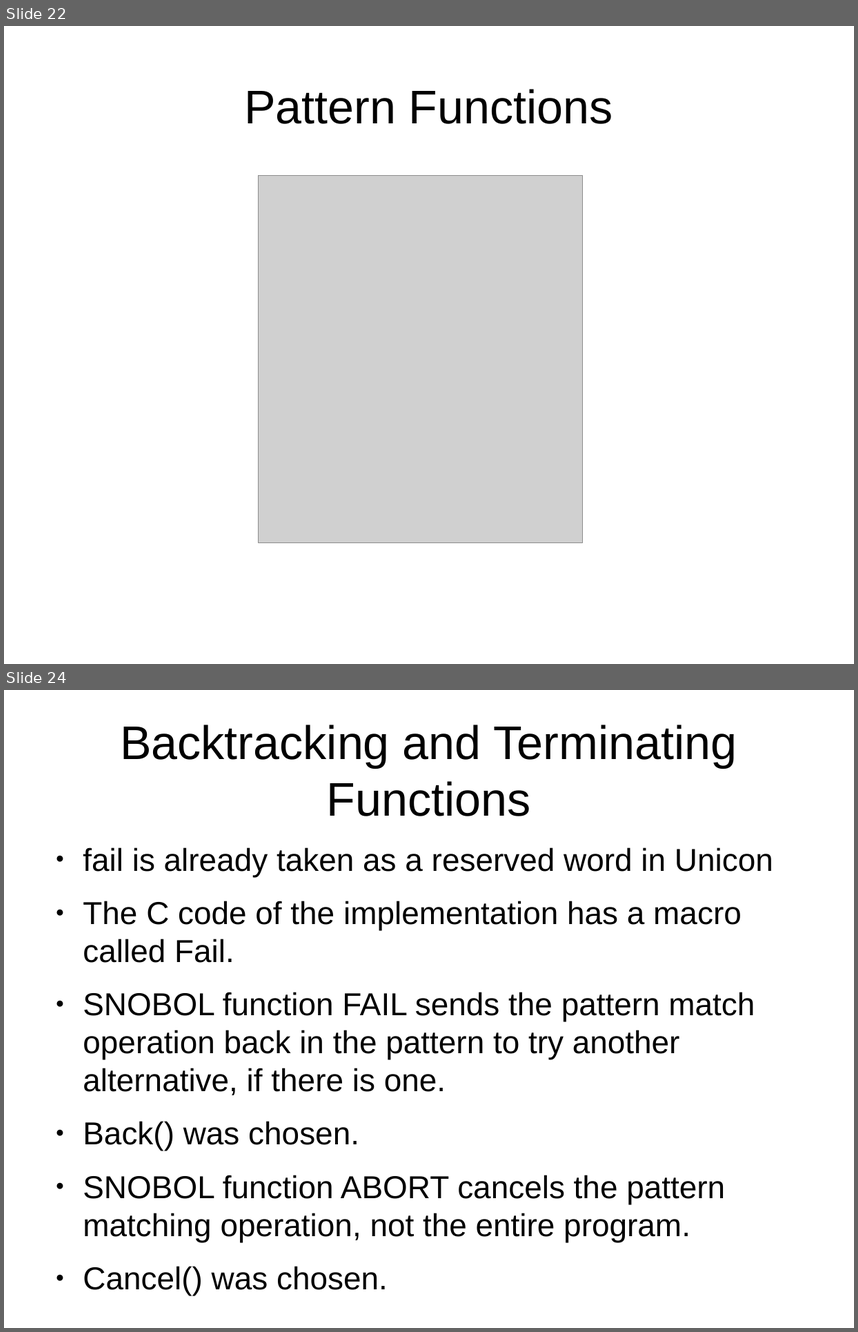
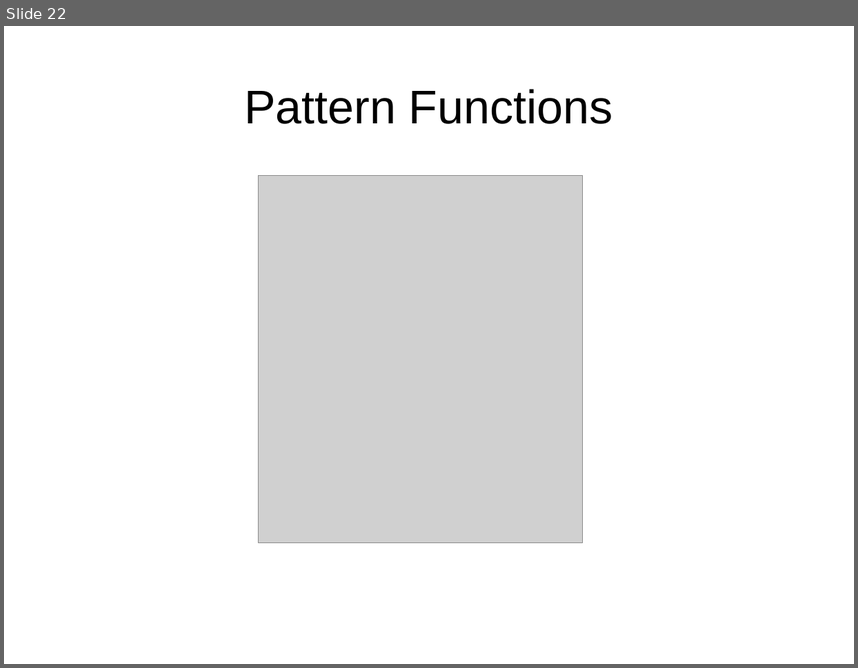
Before and after one commit to johngoettsche/Thesis, a slide deck: ThesisDefense.odp. Shown one above the other, each under a label of ours: slides 22 and 24 before the commit, slide 22 after it; the slides between them are not shown. The pictures are 858x1332 and 858x668 pixels, drawn with LibreOffice and Linux fonts; fonts in the diff are those of the drawing; grey boxes stand for pictures. Boxes give left, top, right and bottom in pixels: in the first picture for what was removed or moved away, otherwise in the second. Text is boxed around its words. In the diff, an @@ line names an element or a change of style, - is before the commit and + after.

```diff
--- a/ThesisDefense.odp
+++ b/ThesisDefense.odp
@@ slide 24 removed at [4, 690, 854, 1328], background #FFFFFF @@
@@ title removed at [120, 724, 737, 816] @@
-Backtracking and Terminating Functions
@@ text removed at [83, 847, 773, 1295] @@
-● fail is already taken as a reserved word in Unicon
-● The C code of the implementation has a macro called Fail.
-● SNOBOL function FAIL sends the pattern match operation back in the pattern to try another alternative, if there is one.
-● Back() was chosen.
-● SNOBOL function ABORT cancels the pattern matching operation, not the entire program.
-● Cancel() was chosen.
```
Also in this commit, not shown: 5 slides changed, 14 slides added, 1 other slide removed, 1 other file.
